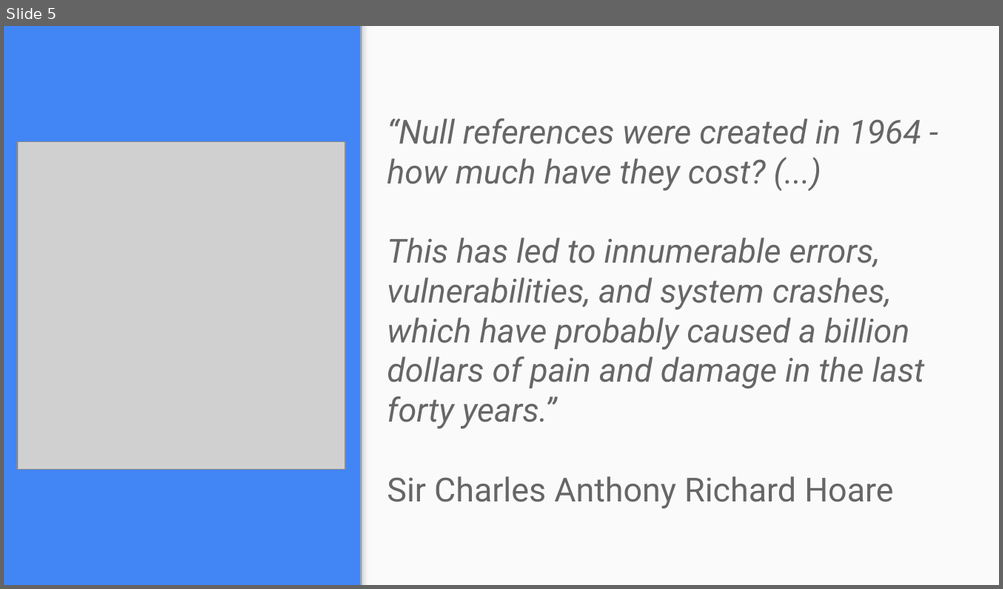
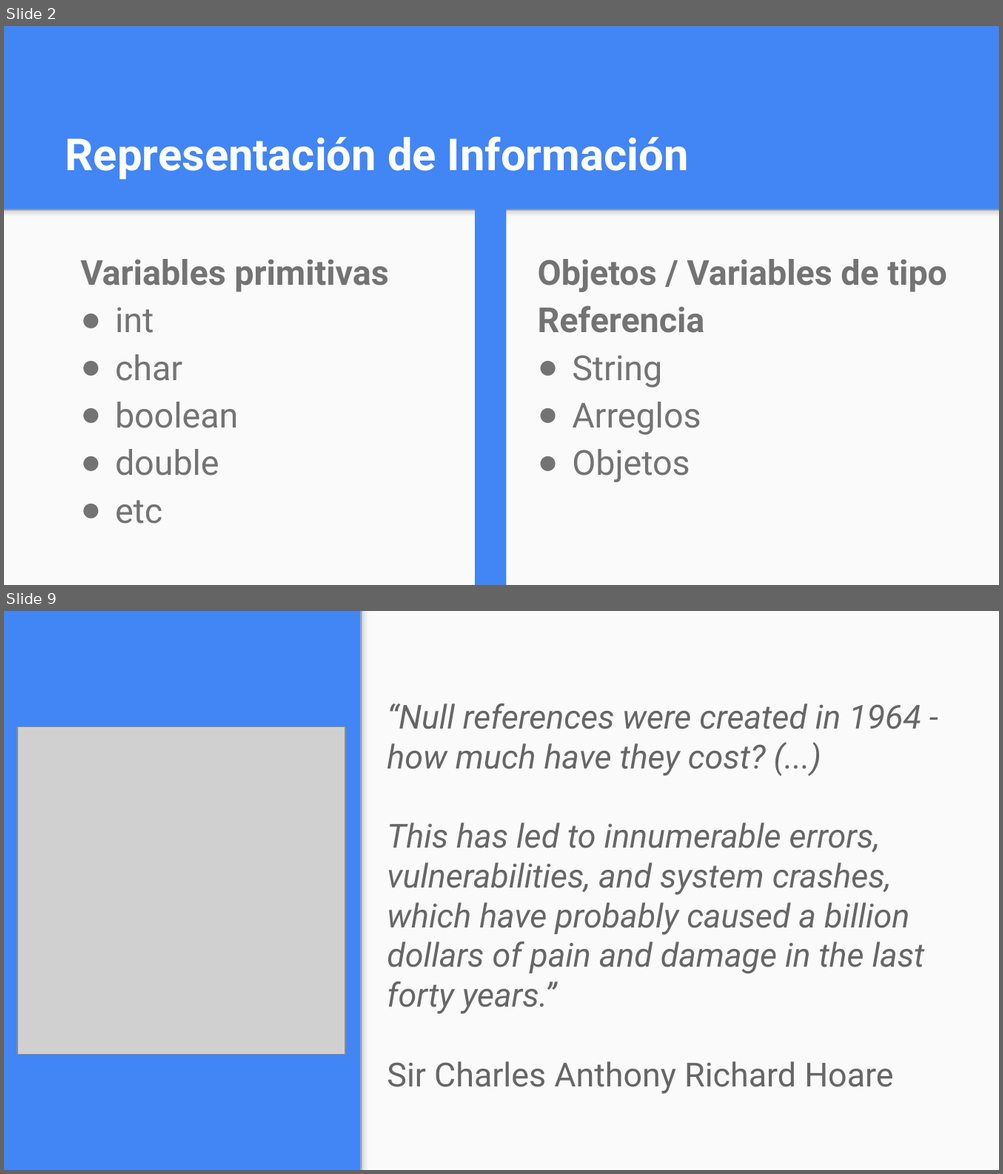
Before and after one commit to OMardil/INFO2, a slide deck: MOD05_Variables_tipo_referencia/01 Presentacion/INFO2_MOD05-Variables_Tipo_Referencia.pptx. Shown one above the other, each under a label of ours: slide 5 before the commit, slides 2 and 9 after it; the slides between them are not shown. The pictures are 1003x589 and 1003x1174 pixels, drawn with LibreOffice and Linux fonts; fonts in the diff are those of the drawing; grey boxes stand for pictures. Boxes give left, top, right and bottom in pixels: in the first picture for what was removed or moved away, otherwise in the second. Text is boxed around its words. In the diff, an @@ line names an element or a change of style, - is before the commit and + after.

Commit message:
Changes to MOD05 Tipo referencia

```diff
--- a/MOD05_Variables_tipo_referencia/01 Presentacion/INFO2_MOD05-Variables_Tipo_Referencia.pptx
+++ b/MOD05_Variables_tipo_referencia/01 Presentacion/INFO2_MOD05-Variables_Tipo_Referencia.pptx
@@ slide 2 added at [4, 26, 999, 585], background #4285F4 @@
@@ title added at [65, 136, 688, 179], 32 pt, text #FFFFFF, bold @@
+Representación de Información
@@ rectangle added at [4, 209, 999, 585], fill #FAFAFA @@
@@ rectangle added at [4, 209, 999, 221], fill gradient #F9F9F9 to #DEDEDE to #999999 @@
@@ rectangle added at [475, 205, 506, 585], fill #4285F4 @@
@@ text added at [80, 259, 389, 524], 25 pt, text #737373 @@
+Variables primitivas
+● int
+● char
+● boolean
+● double
+● etc
@@ text added at [538, 259, 947, 483], 25 pt, text #737373, bold @@
+Objetos / Variables de tipo Referencia
+● String
+● Arreglos
+● Objetos
@@ what was slide 5 is now slide 9 @@
```
Also in this commit, not shown: 5 slides changed, 10 other slides added, 1 slide removed, 14 other files.
